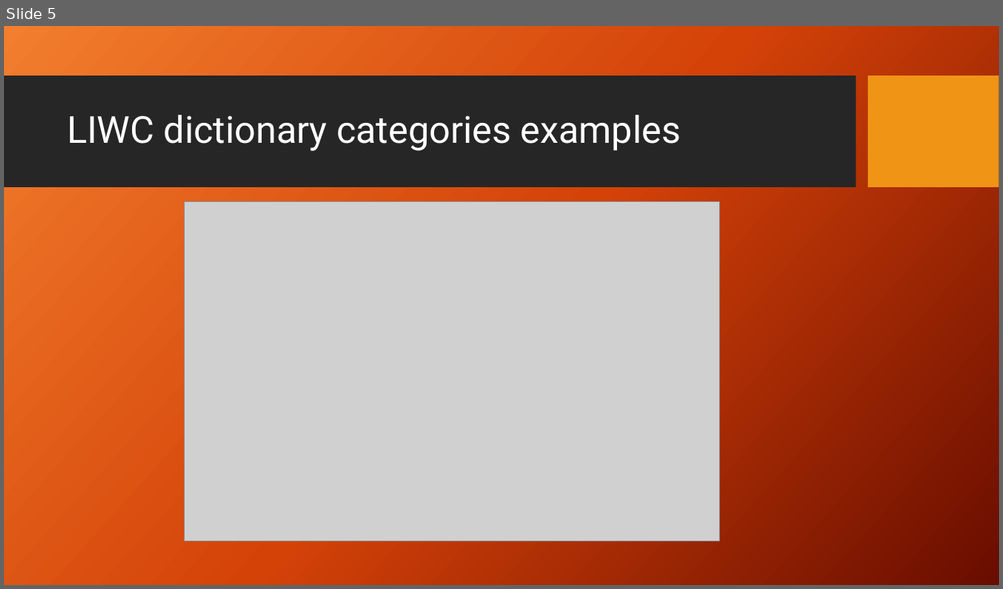
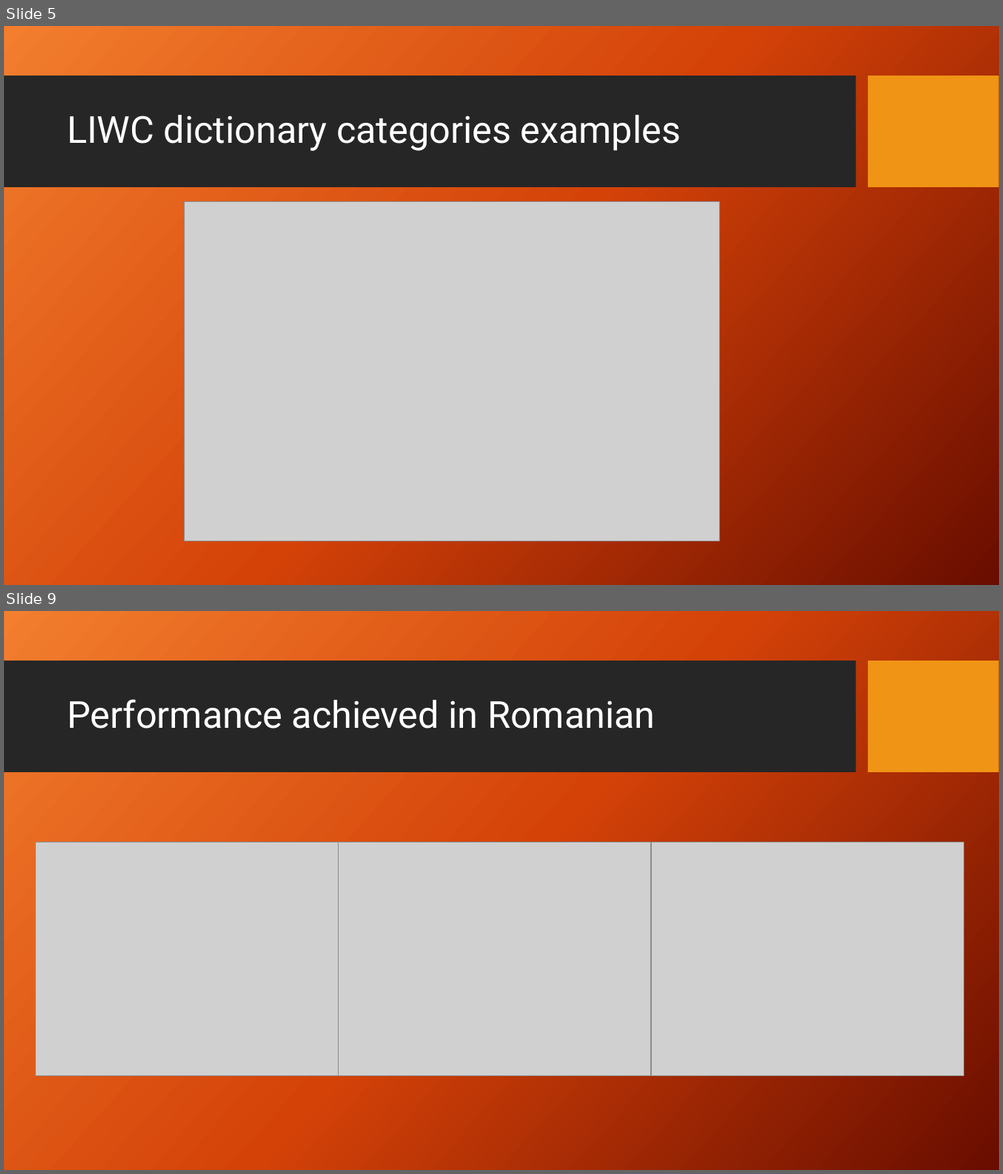
Before and after one commit to Dinica-Mircea/Depression-signs-detection, a slide deck: Documents/TRSI/presentation/Cross-Linguistic Analysis for Depression Detection.pptx. Shown one above the other, each under a label of ours: slide 5 before the commit, slides 5 and 9 after it; the slides between them are not shown. The pictures are 1003x589 and 1003x1174 pixels, drawn with LibreOffice and Linux fonts; fonts in the diff are those of the drawing; grey boxes stand for pictures; background and template pictures are left out. Boxes give left, top, right and bottom in pixels: in the first picture for what was removed or moved away, otherwise in the second. Text is boxed around its words. In the diff, an @@ line names an element or a change of style, - is before the commit and + after.

```diff
--- a/Documents/TRSI/presentation/Cross-Linguistic Analysis for Depression Detection.pptx
+++ b/Documents/TRSI/presentation/Cross-Linguistic Analysis for Depression Detection.pptx
@@ slide 9 added at (x1=4, y1=611, x2=999, y2=1170), background picture (left out); not listed: 2 template elements that a slide beside it also shows @@
@@ title added at (x1=67, y1=699, x2=655, y2=729), 36 pt, text #FFFFFF @@
+Performance achieved in Romanian
@@ picture added at (x1=35, y1=843, x2=348, y2=1076) @@
@@ picture added at (x1=338, y1=843, x2=651, y2=1076) @@
@@ picture added at (x1=651, y1=843, x2=964, y2=1076) @@
```
Also in this commit, not shown: 2 slides changed, 6 other slides added, 1 slide removed.
